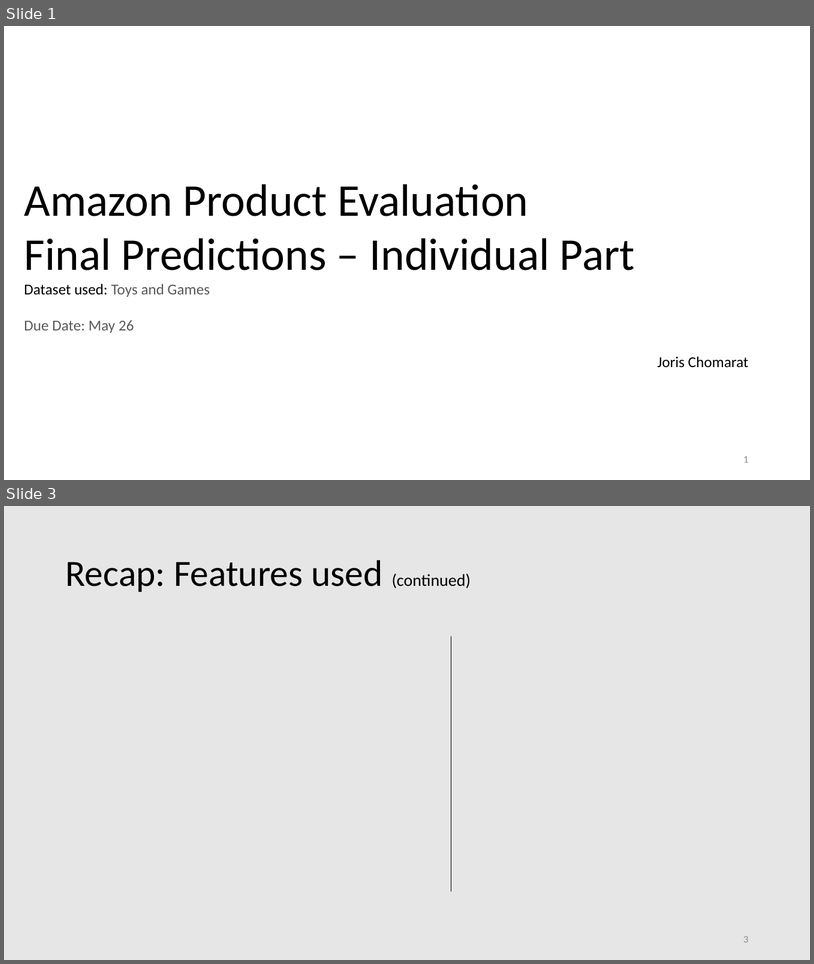
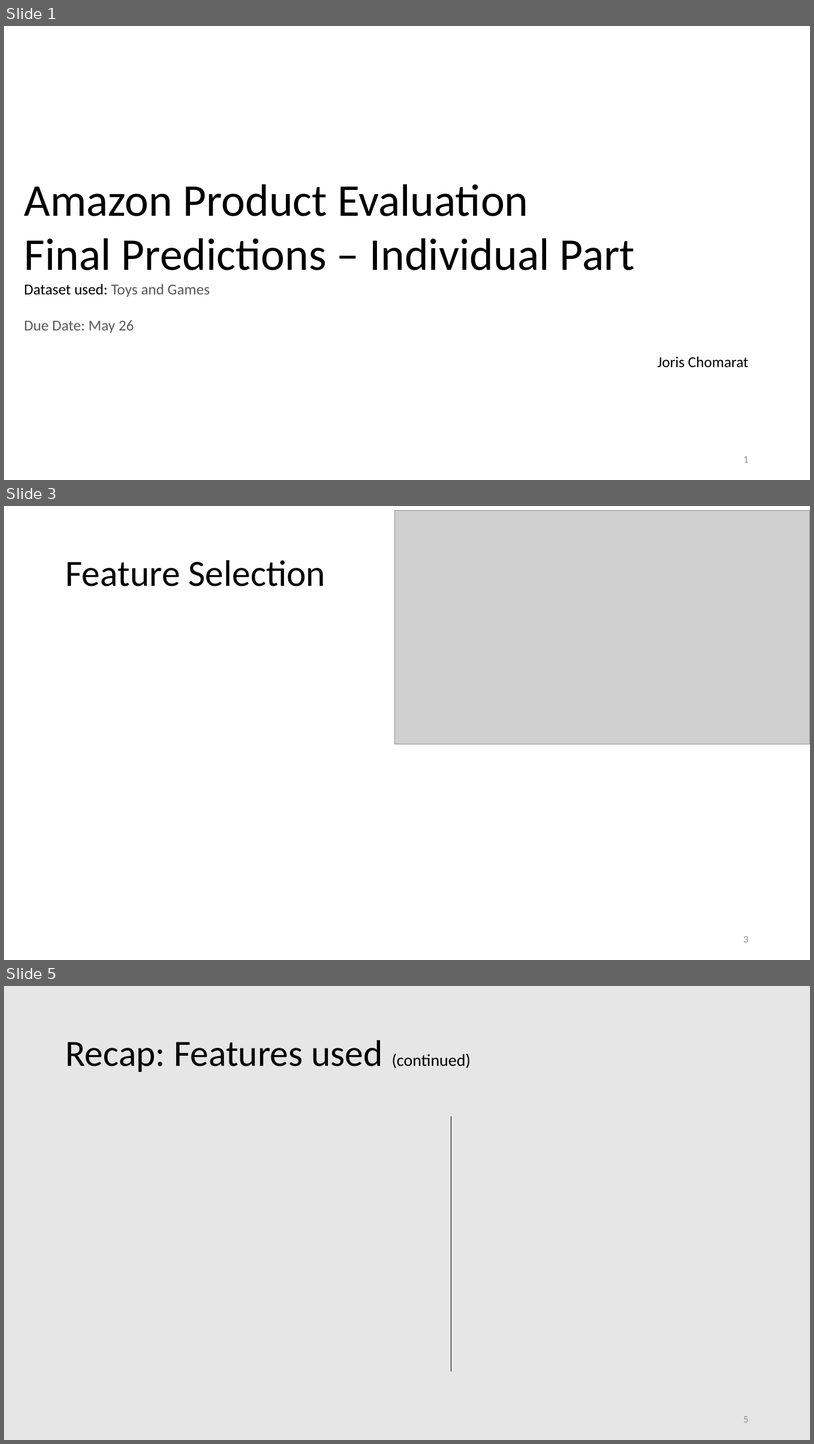
Before and after one commit to sirojc/cs349-amazon-product-evaluation-cnn, a slide deck: slides/presentation_JC.pptx. Shown one above the other, each under a label of ours: slides 1 and 3 before the commit, slides 1, 3 and 5 after it; the slides between them are not shown. The pictures are 814x964 and 814x1444 pixels, drawn with LibreOffice and Linux fonts; fonts in the diff are those of the drawing; grey boxes stand for pictures. Boxes give left, top, right and bottom in pixels: in the first picture for what was removed or moved away, otherwise in the second. Text is boxed around its words. In the diff, an @@ line names an element or a change of style, - is before the commit and + after.

```diff
--- a/slides/presentation_JC.pptx
+++ b/slides/presentation_JC.pptx
@@ slide 3 added at (4,506,810,960), background #FFFFFF @@
@@ picture added at (395,511,810,744) @@
@@ title added at (65,560,326,586), 44 pt, text #000000 @@
+Feature Selection
@@ page number added at (744,936,749,942), 12 pt, text #8C8C8C @@
+3
@@ what was slide 3 is now slide 5 @@
@@ page number at (744,1416,749,1422): text changed @@
-3
+5
```
Also in this commit, not shown: 5 slides changed, 1 other slide added, 5 other files.
